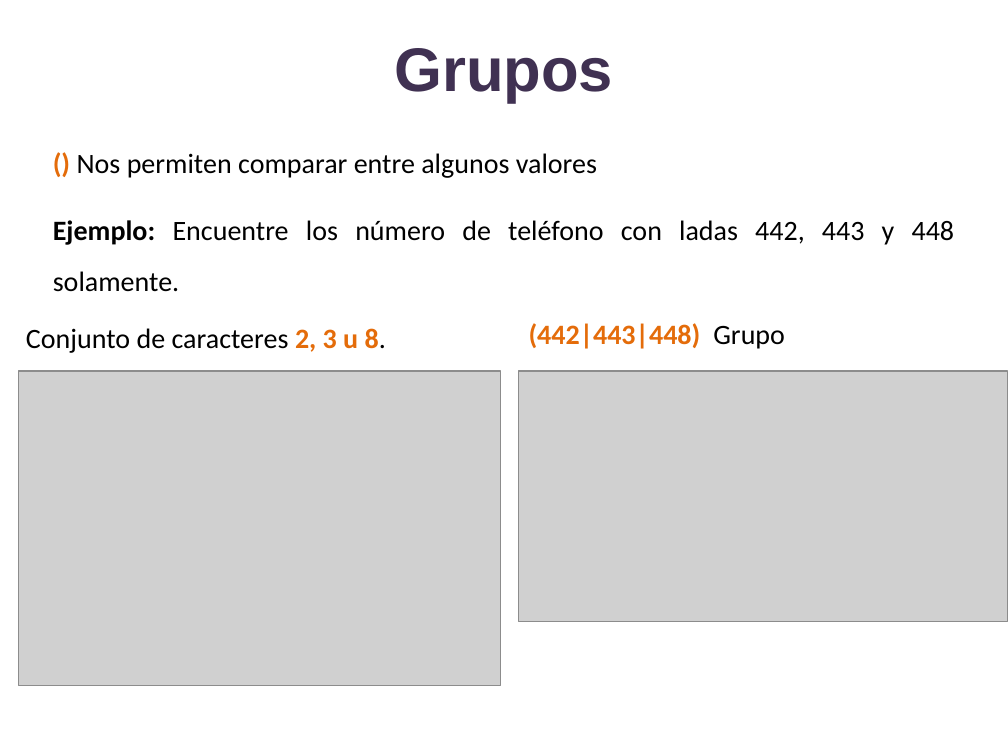
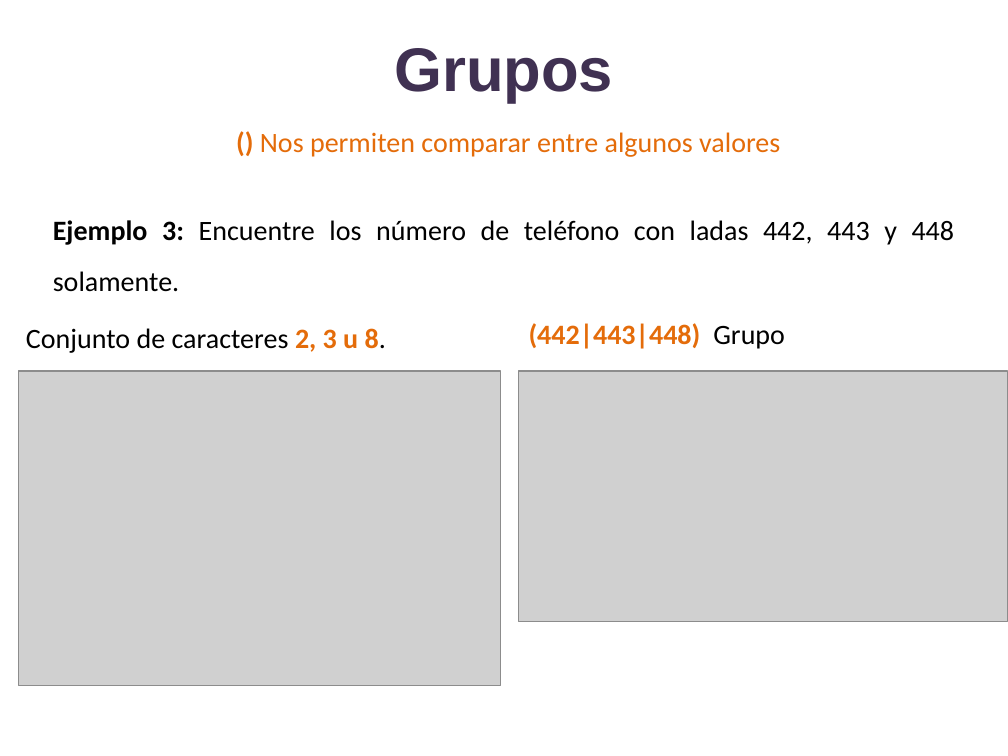
Before and after one commit to lizetheP/Analitica, a slide deck: slide 48 of CalendarioAgo2022/presentaciones/18_Expresiones_regulares.pptx (slide 47 before the commit). Drawn at 1008x756 pixels with LibreOffice and Linux fonts; fonts in the diff are those of the drawing; grey boxes stand for pictures. Boxes give left, top, right and bottom in pixels: in the first picture for what was removed or moved away, otherwise in the second. Text is boxed around its words. In the diff, an @@ line names an element or a change of style, - is before the commit and + after.

```diff
--- a/CalendarioAgo2022/presentaciones/18_Expresiones_regulares.pptx
+++ b/CalendarioAgo2022/presentaciones/18_Expresiones_regulares.pptx
@@ text "() Nos permiten comparar entre ...": place and size @@
-text "() Nos permiten comparar entre ..." at box(77, 153, 597, 178)
+text "() Nos permiten comparar entre ..." at box(260, 132, 780, 157)
@@ text "() Nos permiten comparar entre ..." at box(260, 132, 780, 157): text colour #000000 to #E46C0A @@
@@ text at box(53, 220, 955, 292): text changed @@
-Ejemplo: Encuentre los número de teléfono con ladas 442, 443 y 448 solamente.
+Ejemplo 3: Encuentre los número de teléfono con ladas 442, 443 y 448 solamente.
```
Also in this commit, not shown: 8 other slides changed, 1 slide added, 51 slides removed, 2 other files.
